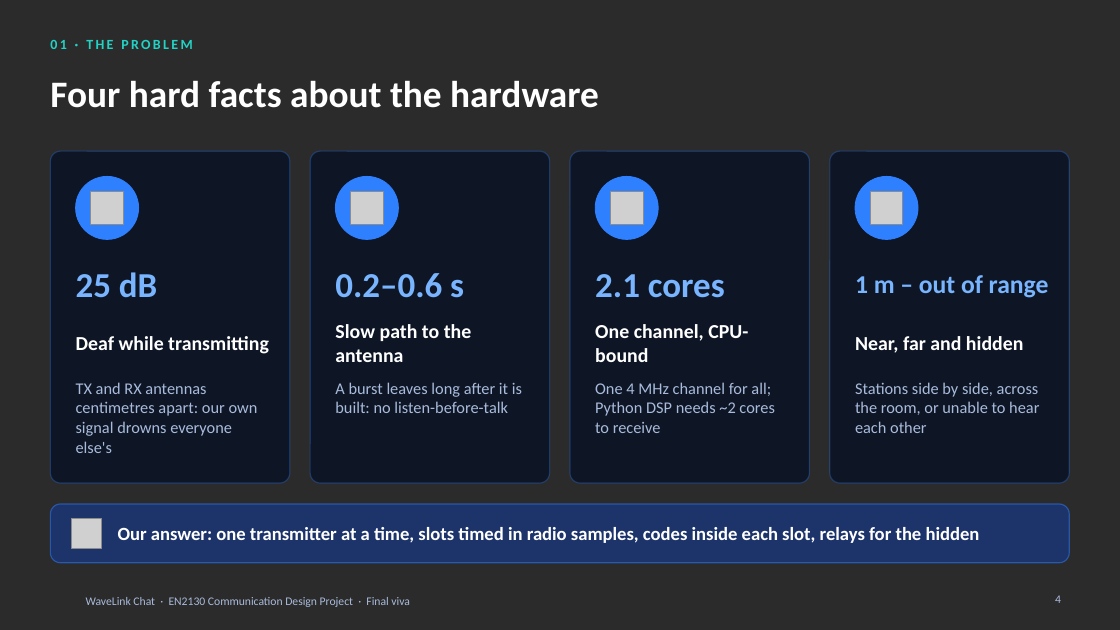
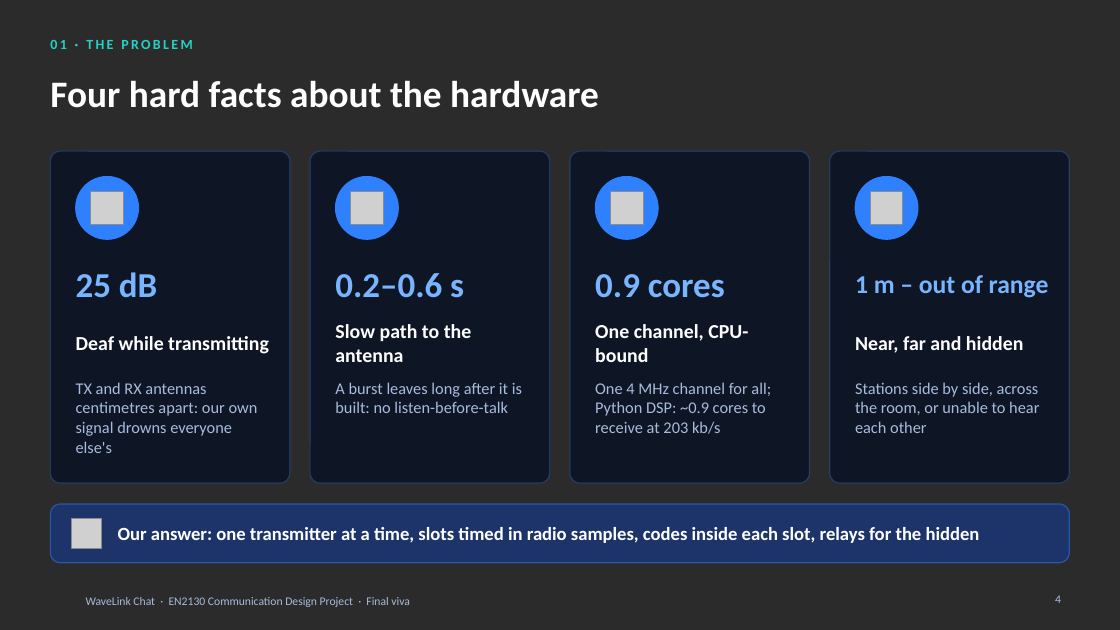
Before and after one commit to pxn-ai/WaveLink, a slide deck: slide 4 of WaveLink_App_Final/WaveLink_Chat_Final_Viva.pptx. Drawn at 1120x630 pixels with LibreOffice and Linux fonts; fonts in the diff are those of the drawing; grey boxes stand for pictures; background and template pictures are left out; a plain dark background stands for a picture behind light text. Boxes give left, top, right and bottom in pixels: in the first picture for what was removed or moved away, otherwise in the second. Text is boxed around its words. In the diff, an @@ line names an element or a change of style, - is before the commit and + after.

```diff
--- a/WaveLink_App_Final/WaveLink_Chat_Final_Viva.pptx
+++ b/WaveLink_App_Final/WaveLink_Chat_Final_Viva.pptx
@@ text at (x1=595, y1=274, x2=725, y2=298): text changed @@
-2.1 cores
+0.9 cores
@@ text at (x1=595, y1=382, x2=771, y2=434): text changed @@
-One 4 MHz channel for all; Python DSP needs ~2 cores to receive
+One 4 MHz channel for all; Python DSP: ~0.9 cores to receive at 203 kb/s
```
Also in this commit, not shown: 22 other slides changed, 6 other files.
